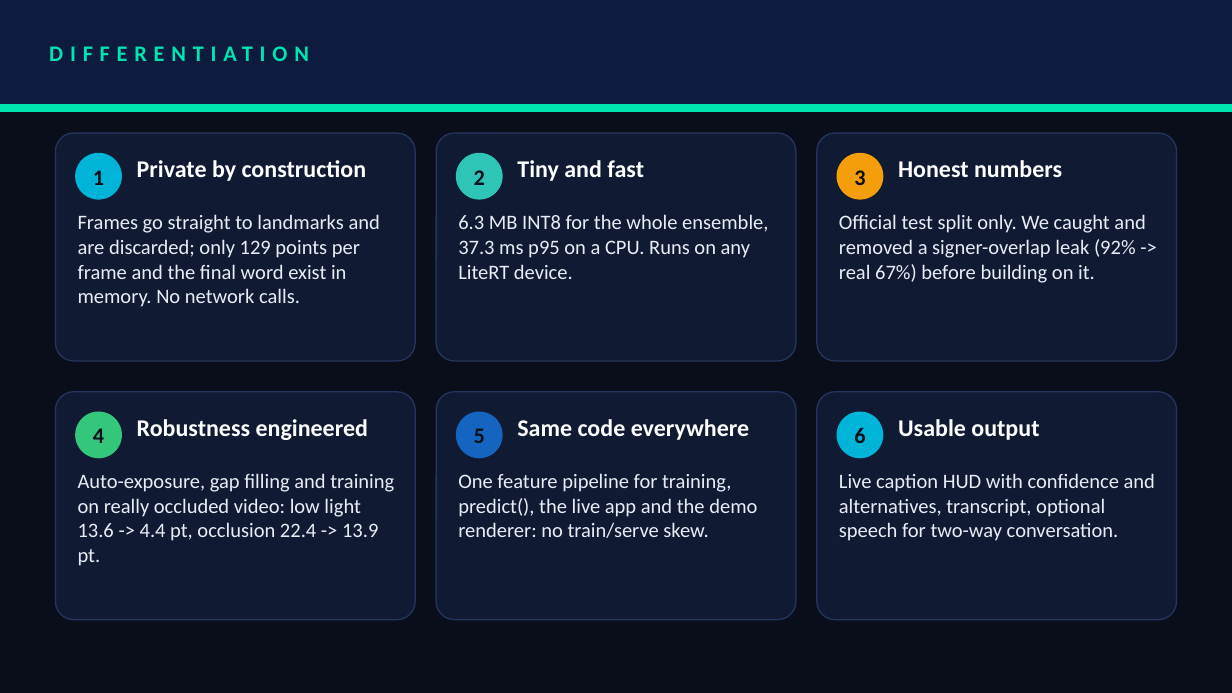
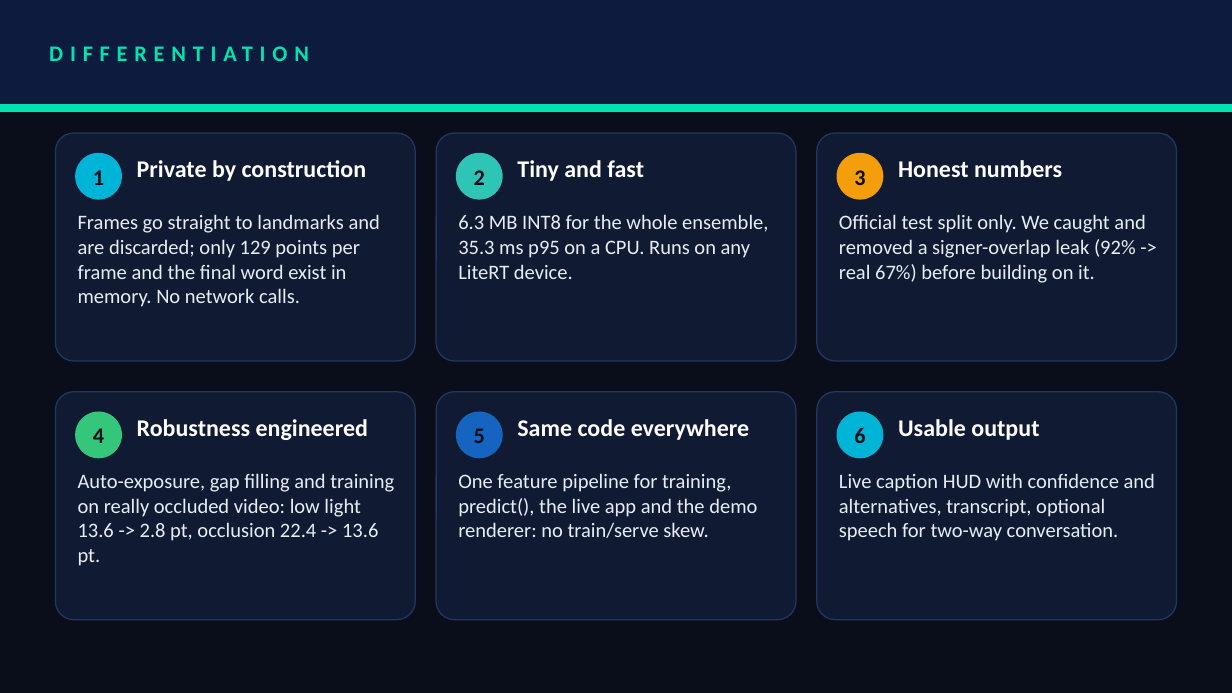
Before and after one commit to sahravi63/EchoGesture, a slide deck: slide 6 of docs/SRMIST_codeCrafters.pptx. Drawn at 1232x693 pixels with LibreOffice and Linux fonts; fonts in the diff are those of the drawing. Boxes give left, top, right and bottom in pixels: in the first picture for what was removed or moved away, otherwise in the second. Text is boxed around its words. In the diff, an @@ line names an element or a change of style, - is before the commit and + after.

```diff
--- a/docs/SRMIST_codeCrafters.pptx
+++ b/docs/SRMIST_codeCrafters.pptx
@@ text at <box>458,214,768,279</box>: text changed @@
-6.3 MB INT8 for the whole ensemble, 37.3 ms p95 on a CPU. Runs on any LiteRT device.
+6.3 MB INT8 for the whole ensemble, 35.3 ms p95 on a CPU. Runs on any LiteRT device.
@@ text at <box>78,473,394,566</box>: text changed @@
-Auto-exposure, gap filling and training on really occluded video: low light 13.6 -> 4.4 pt, occlusion 22.4 -> 13.9 pt.
+Auto-exposure, gap filling and training on really occluded video: low light 13.6 -> 2.8 pt, occlusion 22.4 -> 13.6 pt.
```
Also in this commit, not shown: 3 other slides changed, 21 other files.
